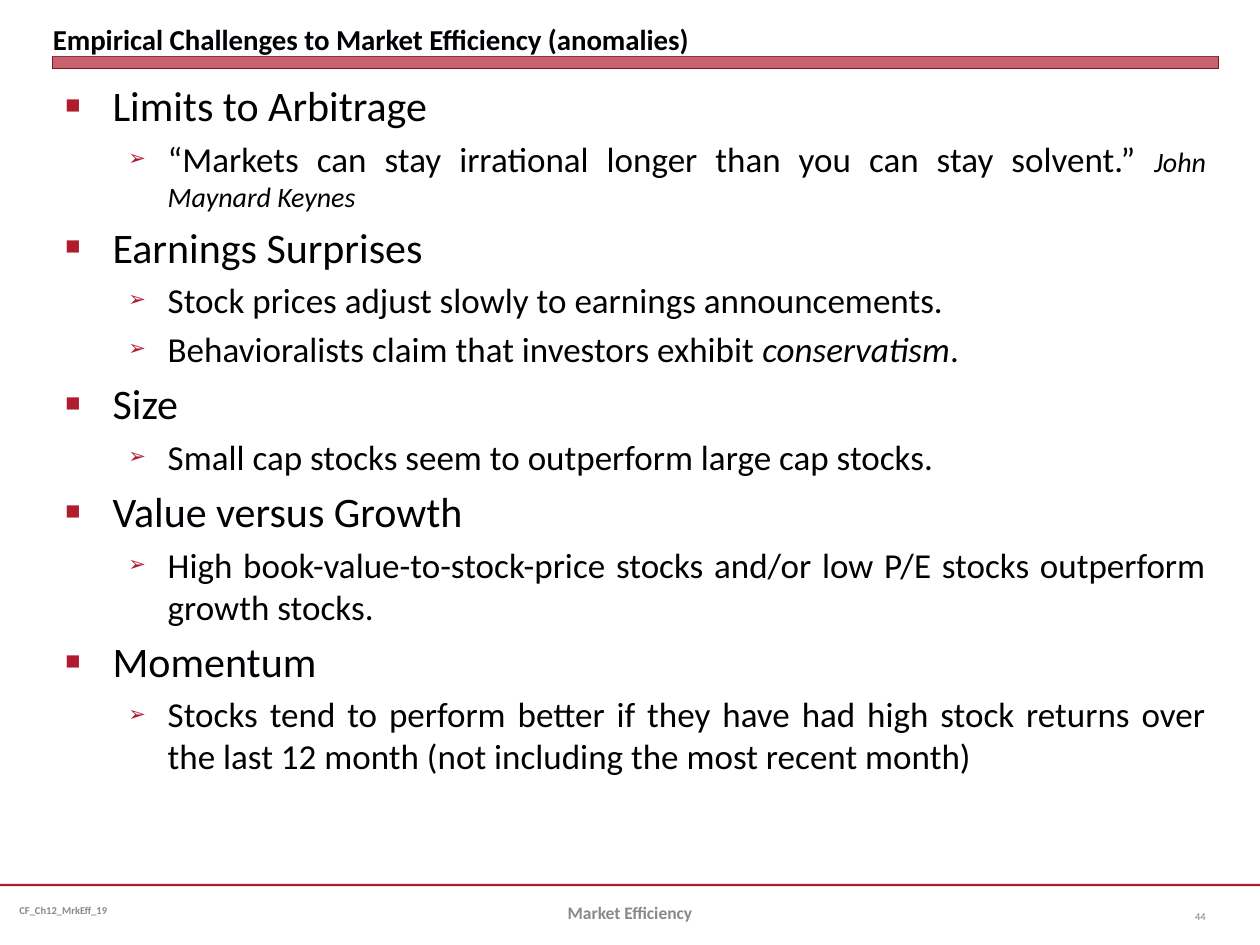
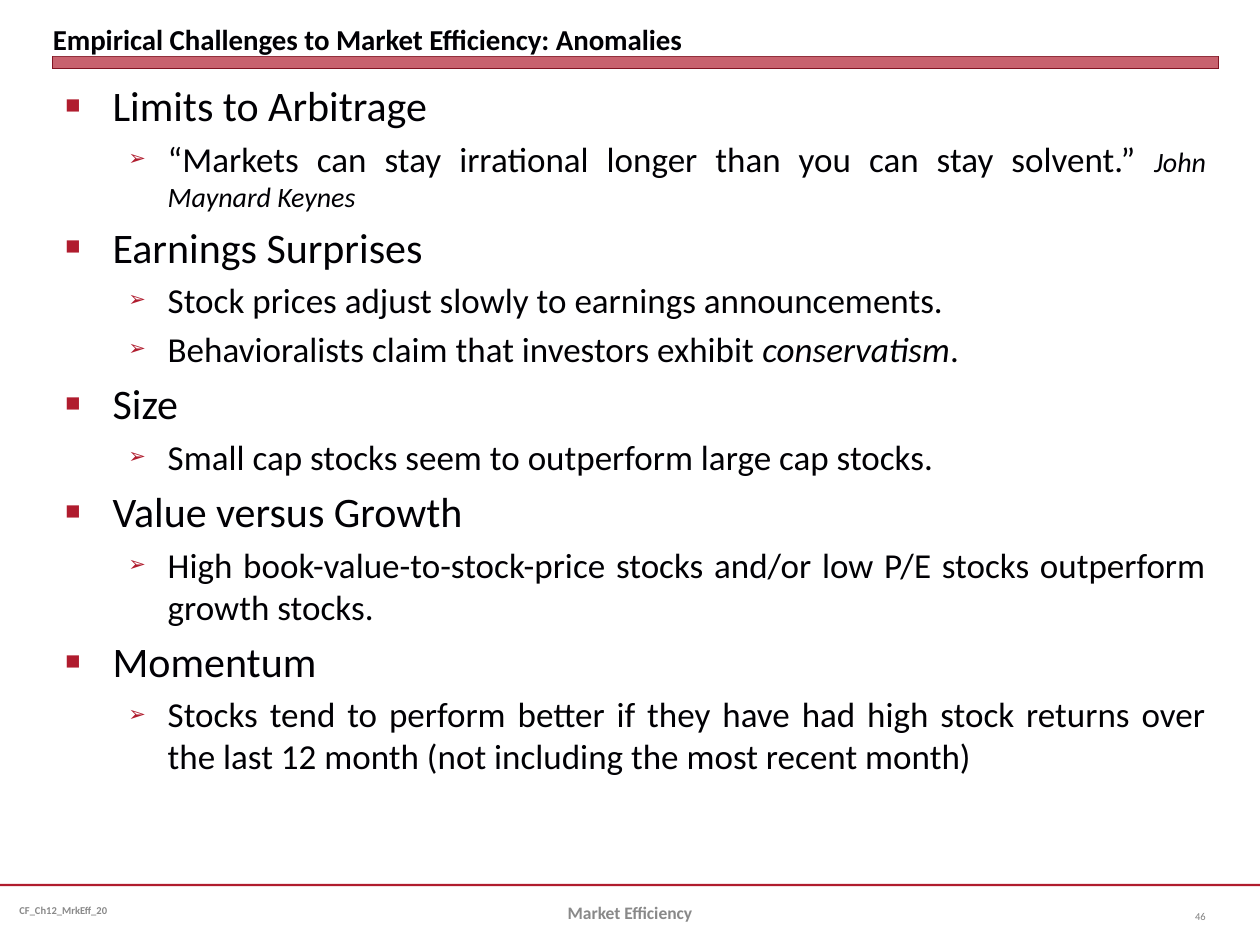
Before and after one commit to jmc877/Corporate-Finance, a slide deck: slide 46 of slides/CF_Ch12_MrkEff_20.pptx (slide 44 before the commit). Drawn at 1260x945 pixels with LibreOffice and Linux fonts; fonts in the diff are those of the drawing. Boxes give left, top, right and bottom in pixels: in the first picture for what was removed or moved away, otherwise in the second. Text is boxed around its words. In the diff, an @@ line names an element or a change of style, - is before the commit and + after.

```diff
--- a/slides/CF_Ch12_MrkEff_20.pptx
+++ b/slides/CF_Ch12_MrkEff_20.pptx
@@ title at (53,29,682,57): text changed @@
-Empirical Challenges to Market Efficiency (anomalies)
+Empirical Challenges to Market Efficiency: Anomalies
@@ page number at (1195,913,1206,920): text changed @@
-44
+46
```
Also in this commit, not shown: 46 other slides changed, 3 slides added, 1 slide removed, 2 other files.
